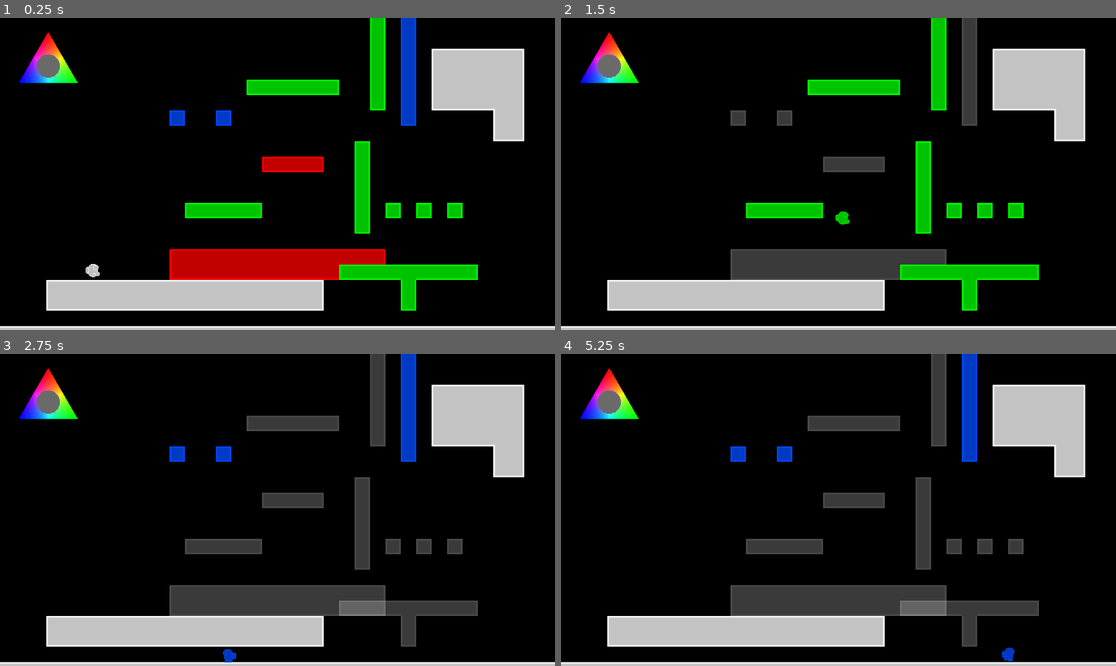
Above: before the commit, frames 1-4 (two rows, left to right).
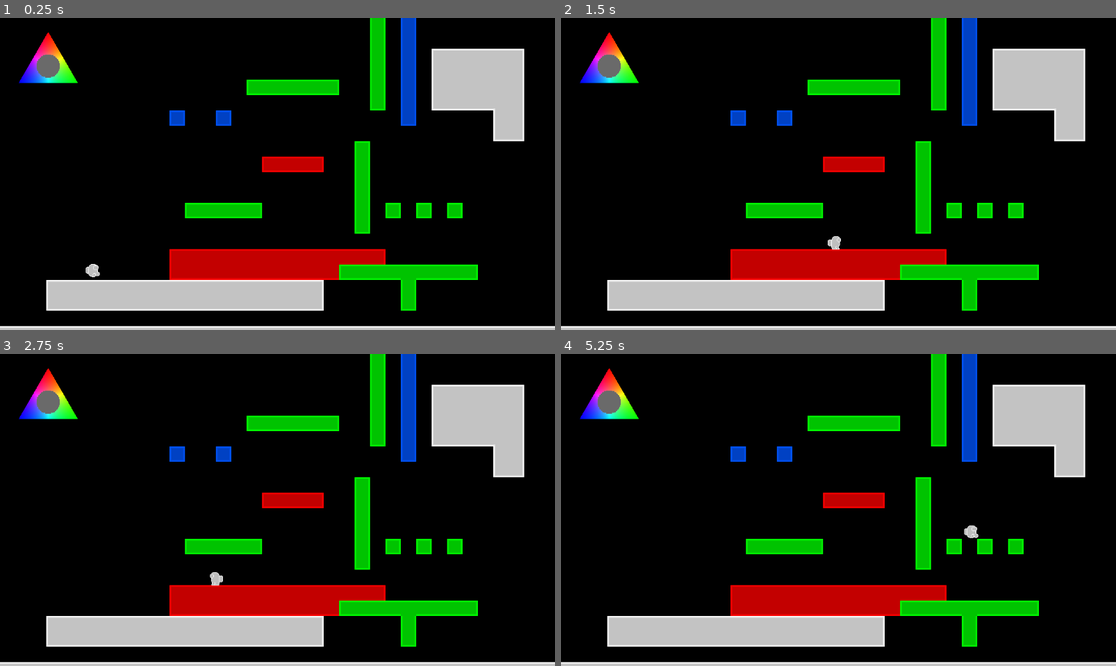
Above: after the commit, the same moments.

Repository: Barto9/Project-Neptun
Game: Godot game, scene res://scenes/test_map.tscn
Two runs of this game, one before a commit and one after it. Both use one fixed random seed, a clock stepped at 60 frames per second and the inputs below.
Inputs (mouse positions are in pixels of both pictures, inside the frame that each line leads up to):
- Up to frame 1 (0.25 s): no input
- Up to frame 2 (1.5 s): move the mouse to (960, 158) at 0.52 s; hold D (move_right) from 0.53 s (still down); tap Space (switch_color) at 0.6, 1.35 s; tap W (jump) at 0.77 s; move the mouse to (727, 189) at 1.27 s
- Up to frame 3 (2.75 s): tap W (jump) at 1.52 s; move the mouse to (333, 441) at 2.02 s; release D (move_right) at 2.03 s; hold A (move_left) from 2.03 s (still down); tap Space (switch_color) at 2.1 s
- Up to frame 4 (5.25 s): move the mouse to (810, 572) at 2.77 s; release A (move_left) at 2.78 s; hold D (move_right) 2.78-4.28 s; tap Space (switch_color) every 0.75 s from 2.85 to 5.1 s; tap W (jump) at 3.02, 3.77, 4.52 s; move the mouse to (1005, 556) at 3.52 s; move the mouse to (672, 463) at 4.27 s; hold A (move_left) 4.28-5.03 s; move the mouse to (866, 510) at 5.02 s; hold D (move_right) from 5.03 s (still down)

The runs differ from the first frame. In frame 2, 5.5% of the frame differs, in the area x 30-76%, y 0-84%; in frame 3, 9.4%; in frame 4, 9.4%, in the area x 30-87%, y 0-99%.
Error before the commit: Invalid call. Nonexistent function 'getRed' in base 'Node2D (controller.gd)'. (res://scenes/stick_sprite.gd:29)

Commit message:
Fully implemented color change

Diff:
--- a/rgb_windows/scenes/controller.gd
+++ b/rgb_windows/scenes/controller.gd
@@ -1,3 +1,19 @@
 extends Node2D
 
 var posVector: Vector2
+var isChanging
+
+#ToDo cos jest niesymetrycznie, lekko zawyza wartosc Red
+
+func getRed() -> float:
+	return map_angle_to_RGB(posVector.distance_to(Vector2(0, -1)))
+
+func getBlue() -> float:
+	return map_angle_to_RGB(posVector.distance_to(Vector2(-1, 1)))
+
+func getGreen() -> float:
+	return map_angle_to_RGB(posVector.distance_to(Vector2(1, 1)))
+
+func map_angle_to_RGB(value: float) -> float:
+	var temp = inverse_lerp(0, 3.1416, abs(value))
+	return lerp(255, 0, temp)
--- a/rgb_windows/scenes/stick_sprite.gd
+++ b/rgb_windows/scenes/stick_sprite.gd
@@ -34,6 +34,8 @@
 
 func _on_button_button_down() -> void:
 	pressing = true
+	controller.isChanging = true
 
 func _on_button_button_up() -> void:
 	pressing = false
+	controller.isChanging = false
--- a/rgb_windows/scripts/player.gd
+++ b/rgb_windows/scripts/player.gd
@@ -9,8 +9,9 @@
 	$AnimatedSprite2D.play()
 
 func _process(delta: float) -> void:
-	if Input.is_action_just_pressed("switch_color"):
-		switch_color.emit()
+	pass
+	#if Input.is_action_just_pressed("switch_color"):
+		#switch_color.emit()
 
 func _physics_process(delta: float) -> void:
 
--- a/rgb_windows/scripts/test_map.gd
+++ b/rgb_windows/scripts/test_map.gd
@@ -1,6 +1,14 @@
 extends Node2D
 
-var layer = 0
+var color_treshold = 120
+
+var semi_transparent = Color(1,1,1,0.3)
+var red = Color(1,0,0)
+var green = Color(0,1,0)
+var blue = Color(0, 0, 1)
+var white = Color(1, 1, 1)
+
+@onready var controller: Node2D = $Controller
 
 # Called when the node enters the scene tree for the first time.
 func _ready() -> void:
@@ -9,59 +17,34 @@
 
 # Called every frame. 'delta' is the elapsed time since the previous frame.
 func _process(delta: float) -> void:
-	var semi_transparent = Color(1,1,1,0.3)
-	var red = Color(1,0,0,1)
-	var green = Color(0,1,0,1)
-	var blue = Color8(0,75,255,255) #Dlaczego Color8?
-	var white = Color(1, 1, 1, 1)
-	match layer:
-		0:
+
+	if controller.isChanging:
+		var r_val = controller.getRed()
+		var g_val = controller.getGreen()
+		var b_val = controller.getBlue()
+
+		$Red_layer.modulate = semi_transparent
+		$Red_layer.collision_enabled = false
+
+		$Green_layer.modulate = semi_transparent
+		$Green_layer.collision_enabled = false
+
+		$Blue_layer.modulate = semi_transparent
+		$Blue_layer.collision_enabled = false
+
+		$Player.modulate = Color(r_val, g_val, b_val)
+
+		if(r_val > color_treshold):
 			$Red_layer.modulate = red
 			$Red_layer.collision_enabled = true
 
+		if(g_val > color_treshold):
 			$Green_layer.modulate = green
 			$Green_layer.collision_enabled = true
 
+		if(b_val > color_treshold):
 			$Blue_layer.modulate = blue
 			$Blue_layer.collision_enabled = true
 
-			$Player.modulate = white
-		1:
-			$Red_layer.modulate = red
-			$Red_layer.collision_enabled = true
-
-			$Green_layer.modulate = semi_transparent
-			$Green_layer.collision_enabled = false
-
-			$Blue_layer.modulate = semi_transparent
-			$Blue_layer.collision_enabled = false
-
-			$Player.modulate = red
-		2:
-			$Red_layer.modulate = semi_transparent
-			$Red_layer.collision_enabled = false
-
-			$Green_layer.modulate = green
-			$Green_layer.collision_enabled = true
-
-			$Blue_layer.modulate = semi_transparent
-			$Blue_layer.collision_enabled = false
-
-			$Player.modulate = green
-		3:
-			$Red_layer.modulate = semi_transparent
-			$Red_layer.collision_enabled = false
-
-			$Green_layer.modulate = semi_transparent
-			$Green_layer.collision_enabled = false
-
-			$Blue_layer.modulate = blue
-			$Blue_layer.collision_enabled = true
-
-			$Player.modulate = blue
-
-
 func _on_player_switch_color() -> void:
-	layer += 1
-	if layer > 3:
-		layer = 0
+	pass
